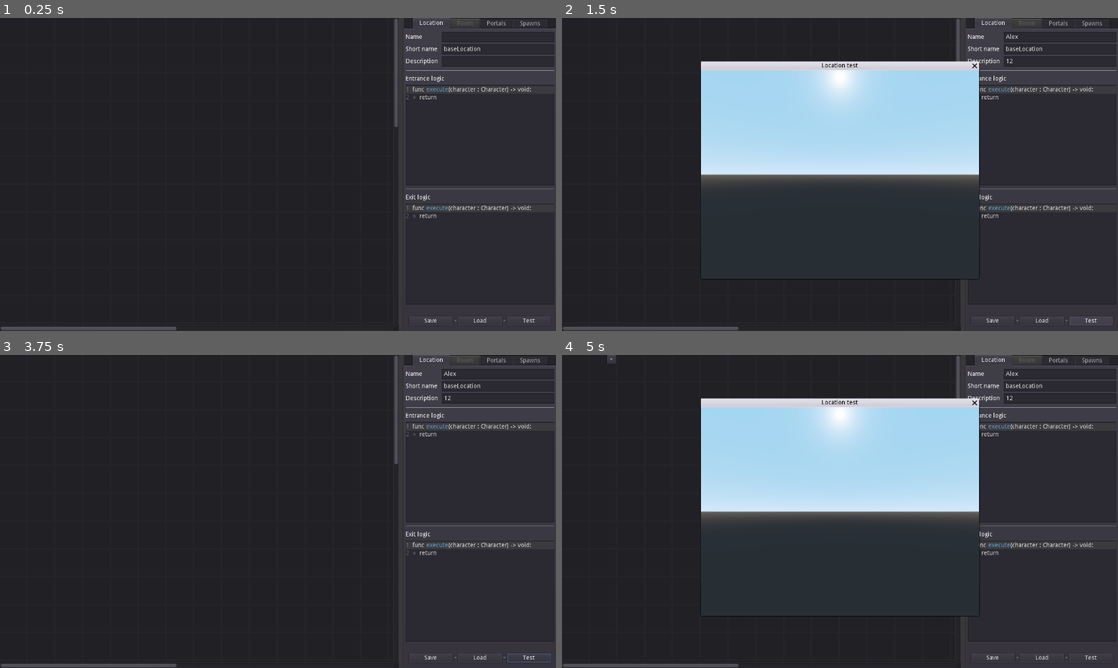
Above: before the commit, frames 1-4 (two rows, left to right).
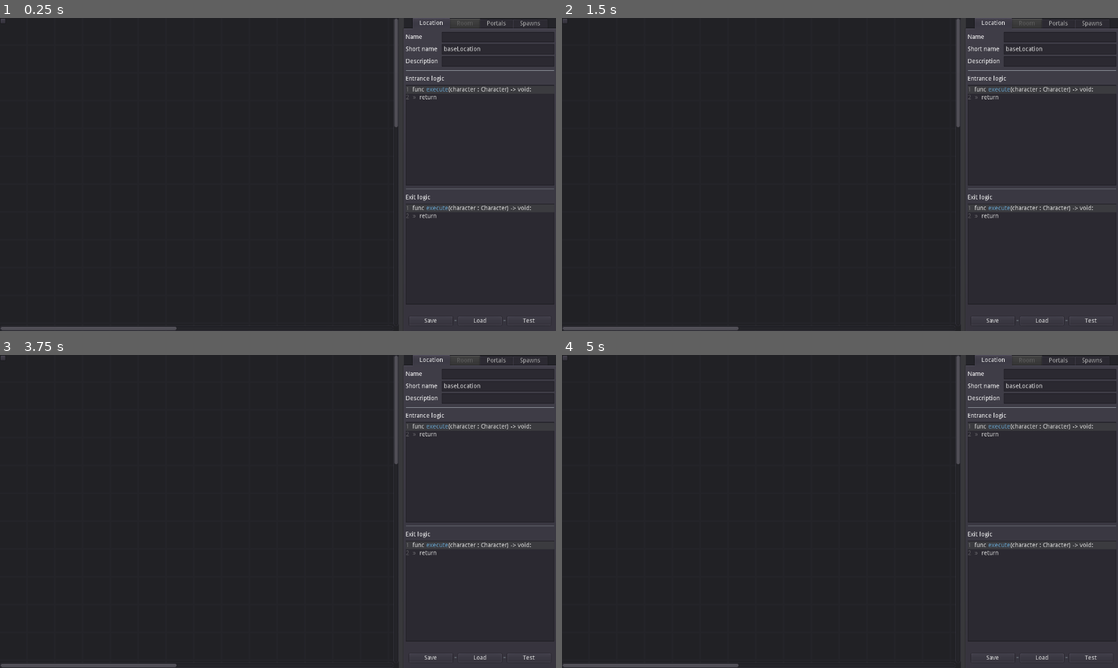
Above: after the commit, the same moments.

Repository: jbatistareis/d-engine
Game: Godot game, scene res://tools/location/locationEditor.tscn
Two runs of this game, one before a commit and one after it. Both use one fixed random seed, a clock stepped at 60 frames per second and the inputs below.
Inputs (mouse positions are in pixels of both pictures, inside the frame that each line leads up to):
- Up to frame 1 (0.25 s): no input
- Up to frame 2 (1.5 s): click (1062, 36) at 0.52 s; type "Alex" at 0.6 s; click (1062, 61) at 0.75 s; type "12" at 0.83 s; click "Test" at 1.25 s
- Up to frame 3 (3.75 s): click "Save" at 2 s; click "Load" at 2.75 s; tap Enter (ui_accept) at 3.5 s; move the mouse to (11, 367) at 3.52 s; press the mouse at (11, 367) at 3.53 s; hold Right (ui_right) from 3.53 s (still down)
- Up to frame 4 (5 s): tap Enter (ui_accept) at 3.77, 4.25, 4.52 s; move the mouse to (600, 367) at 4.27 s; release Right (ui_right) at 4.28 s; release the mouse at (600, 367) at 4.28 s; hold Down (ui_down) from 4.28 s (still down); right-click (600, 367) at 4.35 s; click (600, 367) at 4.42 s

The runs differ from the first frame. In frame 1, less than 0.1% of the frame differs, in the area x 0-1%, y 0-2%; in frame 2, 20%; in frame 3, less than 0.1%; in frame 4, 20%, in the area x 0-82%, y 0-84%.

Commit message:
menu base functionality

Diff:
--- a/logic/enums.gd
+++ b/logic/enums.gd
@@ -18,3 +18,7 @@
 enum AfflictionType { TODO }
 
 enum MessageType { AUTO_TOP, AUTO_BOTTOM, DIALOG }
+
+enum GuiAction { NEW_WINDOW, CONFIRM, CANCEL, SLIDE, PREVIOUS, NEXT, TOGGLE }
+
+enum GuiOrientation { VERTICAL, HORIZONTAL }
--- /dev/null
+++ b/logic/managers/windowManager.gd
@@ -0,0 +1,19 @@
+extends Node
+
+var windowQueue : Array = []
+var currentWindow : Panel
+
+
+func _init() -> void:
+	Signals.connect("guiOpenWindow", self, "open")
+	Signals.connect("guiCloseWindow", self, "close")
+
+
+func open(window : GuiWindowModel) -> void:
+	get_tree().get_nodes_in_group('gui')[0].addWindow(window)
+	windowQueue.push_front(window)
+
+
+func close() -> void:
+	windowQueue.pop_front()
+	currentWindow.queue_free()
--- a/logic/signals.gd
+++ b/logic/signals.gd
@@ -64,3 +64,17 @@
 signal characterReceivedItemOrWeapon(character, entity)
 signal characterDroppedItem(character, itemIndex)
 signal characterDroppedWeapon(character, weaponIndex)
+
+
+# GUI
+# used as internal communication, dont fire, or listen to then
+signal guiOpenWindow(window)
+signal guiCloseWindow()
+signal guiConfirm(source)
+# inputs used to move the cursor
+signal guiUp()
+signal guiDown()
+signal guiLeft()
+signal guiRight()
+signal guiSelect()
+signal guiCancel()
--- a/project.godot
+++ b/project.godot
@@ -98,6 +98,16 @@
 "class": "GamePaths",
 "language": "GDScript",
 "path": "res://logic/gamePaths.gd"
+}, {
+"base": "Reference",
+"class": "GuiButtonModel",
+"language": "GDScript",
+"path": "res://visuals/gui/model/guiButtonModel.gd"
+}, {
+"base": "PanelContainer",
+"class": "GuiWindowModel",
+"language": "GDScript",
+"path": "res://visuals/gui/model/guiWindowModel.gd"
 }, {
 "base": "State",
 "class": "IdleState",
@@ -238,6 +248,8 @@
 "Fact": "",
 "GameMenuState": "",
 "GamePaths": "",
+"GuiButtonModel": "",
+"GuiWindowModel": "",
 "IdleState": "",
 "Inventory": "",
 "Item": "",
@@ -284,6 +296,7 @@
 LocationEditorSignals="*res://tools/location/locationEditorSignals.gd"
 LocationIdGenerator="*res://tools/location/locationIdGenerator.gd"
 GameManager="*res://logic/managers/gameManager.gd"
+WindowManager="*res://logic/managers/windowManager.gd"
 
 [display]
 
--- a/tools/location/locationEditor.tscn
+++ b/tools/location/locationEditor.tscn
@@ -10,6 +10,7 @@
 [ext_resource path="res://visuals/terrain/terrain.tscn" type="PackedScene" id=8]
 [ext_resource path="res://visuals/terrain/terrainCamera.tscn" type="PackedScene" id=9]
 [ext_resource path="res://tools/location/locationTest.gd" type="Script" id=10]
+[ext_resource path="res://visuals/gui/overlay.tscn" type="PackedScene" id=11]
 
 [node name="Panel" type="Panel"]
 self_modulate = Color( 1, 1, 1, 0.501961 )
@@ -837,3 +838,5 @@
 [node name="terrain" parent="locationTest/ViewportContainer/Viewport" instance=ExtResource( 8 )]
 
 [node name="terrainCamera" parent="locationTest/ViewportContainer/Viewport" instance=ExtResource( 9 )]
+
+[node name="overlay" parent="." instance=ExtResource( 11 )]
--- a/tools/location/window.gd
+++ b/tools/location/window.gd
@@ -14,6 +14,8 @@
 	$HSplitContainer/properties/TabContainer/Location/VBoxContainer/HBoxContainer/btnTest.connect("button_up", self, "testLocation")
 
 	LocationEditorSignals.connect("selectedRoom", self, "editRoom")
+
+	Signals.emit_signal("guiOpenWindow", GuiWindowModel.new())
 
 
 func setLocation(value : Location) -> void:
--- a/visuals/battle/battleArena.gd
+++ b/visuals/battle/battleArena.gd
@@ -17,4 +17,6 @@
 
 
 func showPlayerMenu(player : Character) -> void:
-	pass
+	# TODO build proper object
+	var menu = GuiWindowModel.new()
+	Signals.emit_signal("guiOpenWindow", menu)
--- a/visuals/battle/battleArena.tscn
+++ b/visuals/battle/battleArena.tscn
@@ -1,6 +1,7 @@
-[gd_scene load_steps=2 format=2]
+[gd_scene load_steps=3 format=2]
 
 [ext_resource path="res://visuals/battle/battleArena.gd" type="Script" id=1]
+[ext_resource path="res://visuals/gui/overlay.tscn" type="PackedScene" id=2]
 
 [node name="arena" type="Spatial"]
 script = ExtResource( 1 )
@@ -9,6 +10,8 @@
 transform = Transform( 1, 0, 0, 0, 1, 0, 0, 0, 1, 0, 1, 2 )
 
 [node name="hud" type="CanvasLayer" parent="Camera"]
+
+[node name="overlay" parent="Camera/hud" instance=ExtResource( 2 )]
 
 [node name="bg" type="CanvasLayer" parent="Camera"]
 layer = -1
--- /dev/null
+++ b/visuals/gui/model/guiButtonModel.gd
@@ -0,0 +1,47 @@
+class_name GuiButtonModel
+
+var label : String = ''
+var action : int = Enums.GuiAction.CONFIRM
+
+# misc metadata
+var identifier : String = ''
+var hover : bool = false
+var disabled : bool = false
+var data = null
+
+# window metadata
+var newWindow
+
+# slide metadata
+var slideOrientation : int = Enums.GuiOrientation.HORIZONTAL
+var slideLabels : Array = []
+var slideValues : Array = []
+var slideIndex : int = 0
+
+
+func action() -> void:
+	if !disabled:
+		match action:
+			Enums.GuiAction.CANCEL:
+				Signals.emit_signal("guiCloseWindow")
+
+			Enums.GuiAction.CONFIRM:
+				Signals.emit_signal("guiConfirm", self)
+
+			Enums.GuiAction.NEW_WINDOW:
+				Signals.emit_signal("guiOpenWindow", newWindow)
+
+			Enums.GuiAction.NEXT:
+				# TODO
+				pass
+
+			Enums.GuiAction.PREVIOUS:
+				# TODO
+				pass
+
+			Enums.GuiAction.SLIDE:
+				slideIndex = (slideIndex + 1) % slideValues.size()
+				data = slideValues[slideIndex]
+
+			Enums.GuiAction.TOGGLE:
+				data = true if (data == null) else !data
--- /dev/null
+++ b/visuals/gui/model/guiWindowModel.gd
@@ -0,0 +1,61 @@
+class_name GuiWindowModel
+extends PanelContainer
+
+enum InputType {UP = 1, DOWN = -1}
+
+var title : String = ''
+var identifier : String = ''
+var buttons : Array = []
+var buttonIndex : int = 0
+var data = null
+
+
+func _init() -> void:
+	Signals.connect("guiConfirm", self, "confirm")
+	Signals.connect("guiUp", self, "action", [InputType.UP])
+	Signals.connect("guiDown", self, "action", [InputType.DOWN])
+	Signals.connect("guiSelect", self, "select")
+
+
+func _ready() -> void:
+	for button in buttons:
+		pass
+
+
+func action(inputAction : int) -> void:
+	if isCurrentWindow():
+		var newIndex = (buttonIndex + inputAction) % buttons.size()
+
+		buttons[buttonIndex].hover = false
+		buttonIndex = newIndex if (newIndex >= 0) else (buttons.size() - 1)
+		buttons[buttonIndex].hover = true
+
+
+func select() -> void:
+	if isCurrentWindow():
+		buttons[buttonIndex].action()
+
+
+func confirm(source : GuiButtonModel) -> void:
+	if isCurrentWindow() && buttons.has(source):
+		data = null
+
+		if source.data != null:
+			data = source.data
+		else:
+			data = {}
+			for button in buttons:
+				if (button.identifier != null) && !button.identifier.empty():
+					data[button.identifier] = button.data
+
+		windowConfirmed()
+		Signals.emit_signal("guiCloseWindow")
+
+
+func isCurrentWindow() -> bool:
+	return WindowManager.windowQueue.front() == self
+
+
+# override
+func windowConfirmed() -> void:
+	pass
--- /dev/null
+++ b/visuals/gui/overlay.gd
@@ -0,0 +1,22 @@
+extends Control
+
+
+func _process(delta) -> void:
+	if get_child_count() == 0:
+		mouse_filter = Control.MOUSE_FILTER_IGNORE
+	else:
+		mouse_filter = Control.MOUSE_FILTER_STOP
+
+
+func addWindow(window : GuiWindowModel) -> void:
+	var newWindowPosition = Vector2.ZERO
+
+	if !WindowManager.windowQueue.empty():
+		var currentWindow = WindowManager.windowQueue.front()
+		newWindowPosition = currentWindow.rect_position
+		newWindowPosition += Vector2(
+			currentWindow.rect_size.x / 1.5,
+			0)
+
+	window.rect_position = newWindowPosition
+	add_child(window)
--- /dev/null
+++ b/visuals/gui/overlay.tscn
@@ -0,0 +1,15 @@
+[gd_scene load_steps=2 format=2]
+
+[ext_resource path="res://visuals/gui/overlay.gd" type="Script" id=1]
+
+[node name="overlay" type="Control" groups=[
+"gui",
+]]
+anchor_right = 1.0
+anchor_bottom = 1.0
+size_flags_horizontal = 3
+size_flags_vertical = 3
+script = ExtResource( 1 )
+__meta__ = {
+"_edit_use_anchors_": false
+}
Not shown: 1 places in tools/location/locationEditor.tscn that only renumber resources
